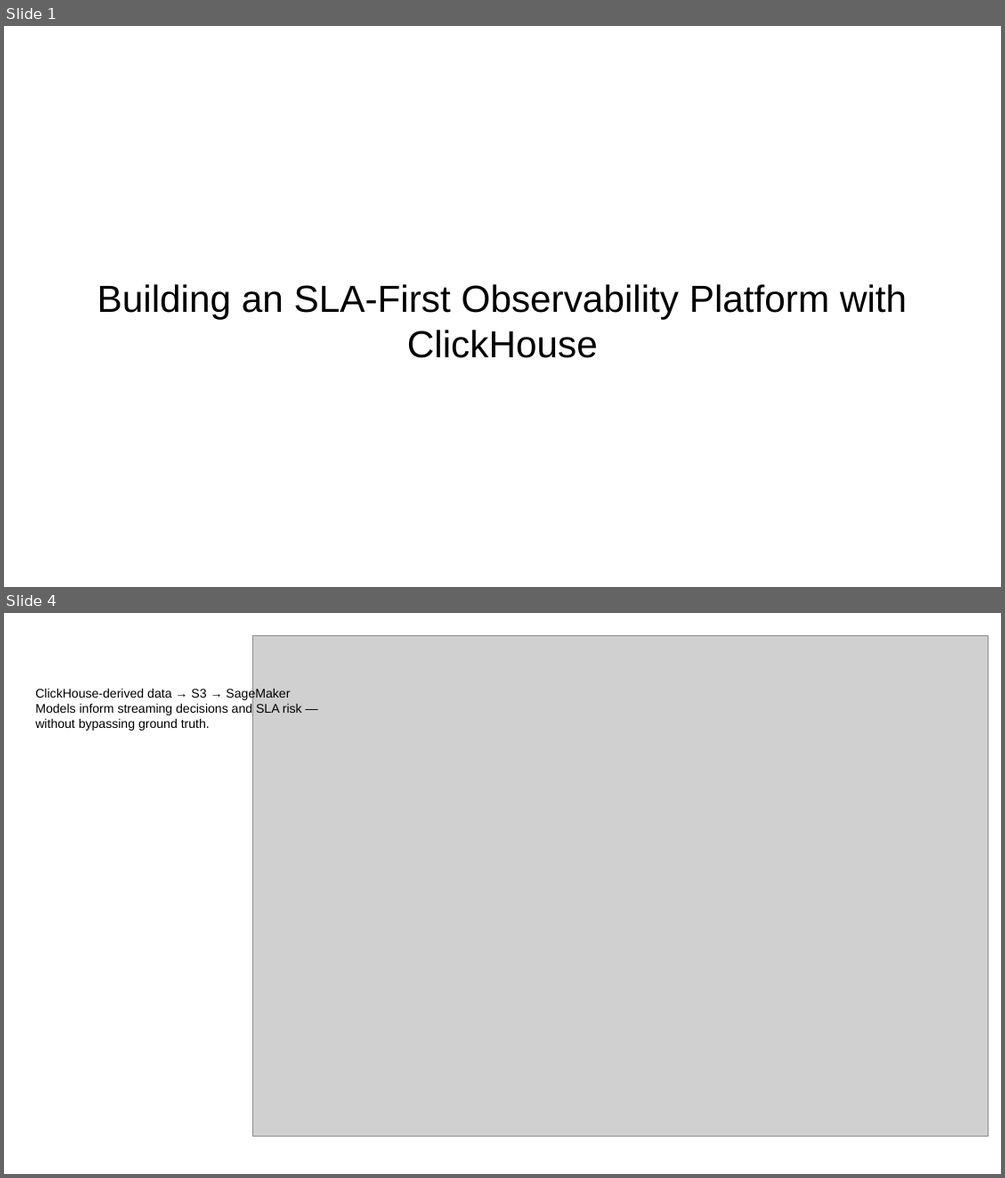
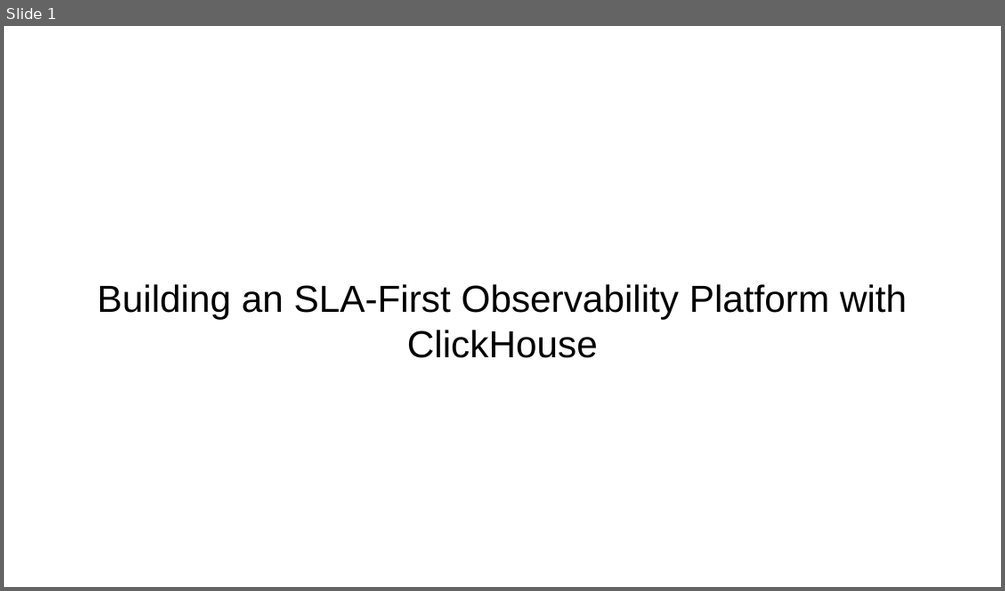
Before and after one commit to usekarma/aws-iac, a slide deck: components/clickhouse/demo/demo.odp. Shown one above the other, each under a label of ours: slides 1 and 4 before the commit, slide 1 after it; the slides between them are not shown. The pictures are 1005x1178 and 1005x591 pixels, drawn with LibreOffice and Linux fonts; fonts in the diff are those of the drawing; grey boxes stand for pictures. Boxes give left, top, right and bottom in pixels: in the first picture for what was removed or moved away, otherwise in the second. Text is boxed around its words. In the diff, an @@ line names an element or a change of style, - is before the commit and + after.

```diff
--- a/components/clickhouse/demo/demo.odp
+++ b/components/clickhouse/demo/demo.odp
@@ slide 4 removed at <box>4,613,1001,1174</box>, background #FFFFFF @@
@@ picture removed at <box>252,635,989,1135</box> @@
@@ text removed at <box>35,687,302,730</box> @@
-ClickHouse-derived data → S3 → SageMaker
-Models inform streaming decisions and SLA risk — without bypassing ground truth.
```
Also in this commit, not shown: 3 slides added, 2 other slides removed.
